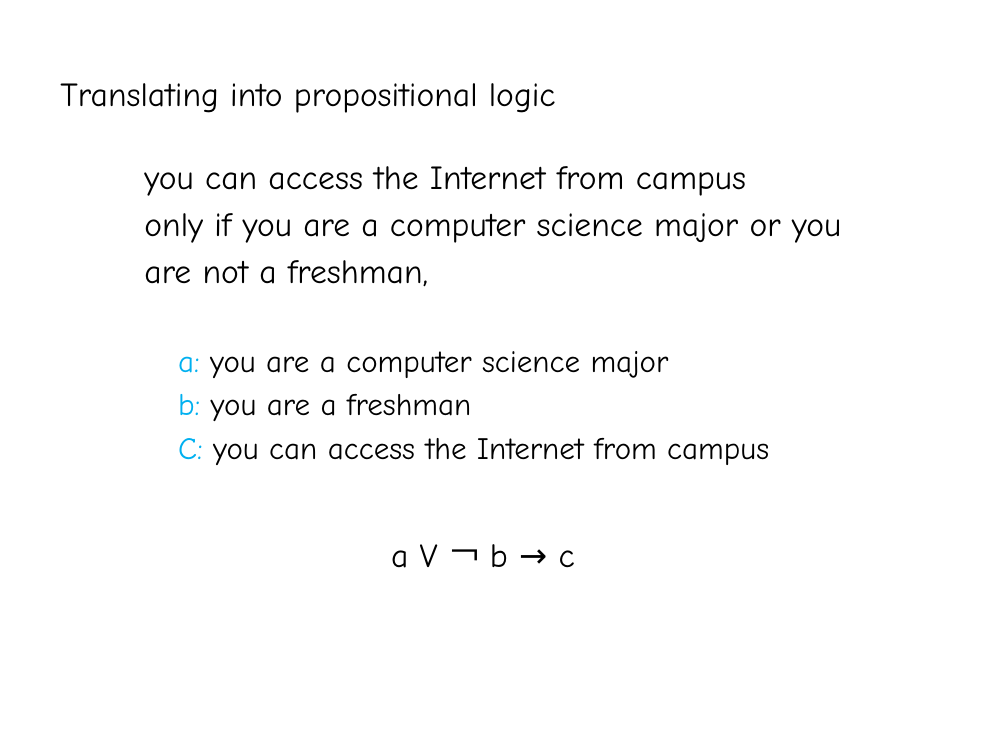
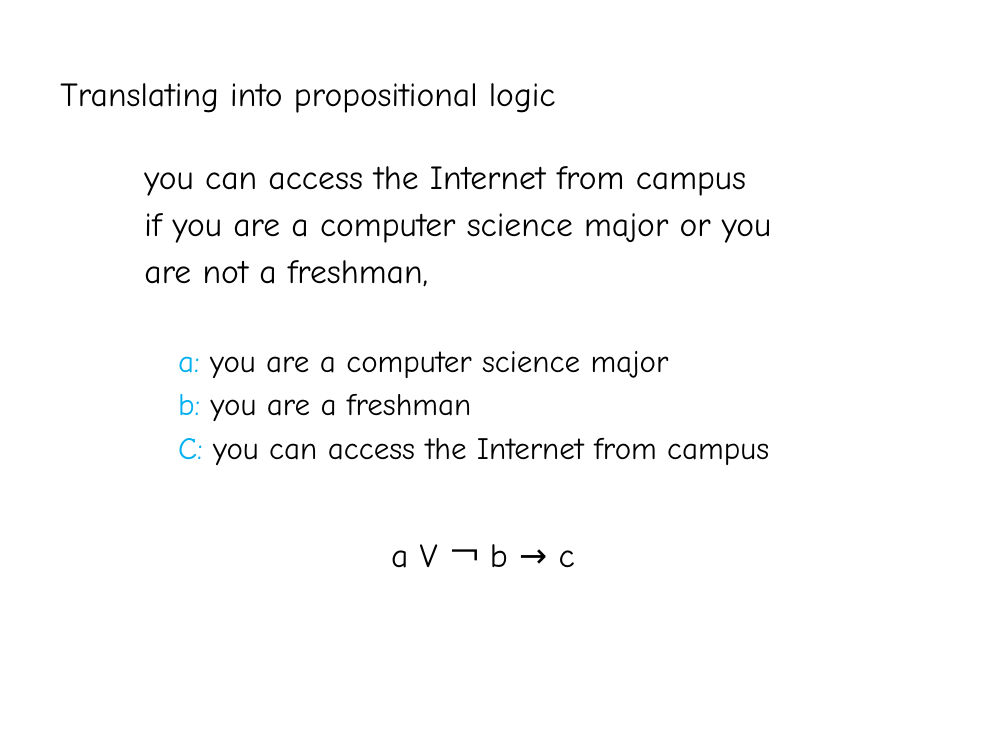
Before and after one commit to YeasirRayhanPrince/yeasirrayhanprince.github.io, a slide deck: slide 51 of cse106/slides/1. Propositional_Logic.pptx. Drawn at 1008x756 pixels with LibreOffice and Linux fonts; fonts in the diff are those of the drawing. Boxes give left, top, right and bottom in pixels: in the first picture for what was removed or moved away, otherwise in the second. Text is boxed around its words. In the diff, an @@ line names an element or a change of style, - is before the commit and + after.

```diff
--- a/cse106/slides/1. Propositional_Logic.pptx
+++ b/cse106/slides/1. Propositional_Logic.pptx
@@ text at (144,213,771,243): text changed @@
-only if you are a computer science major or you
+if you are a computer science major or you
```
Also in this commit, not shown: 1 other slide changed, 1 slide added, 6 other files.
